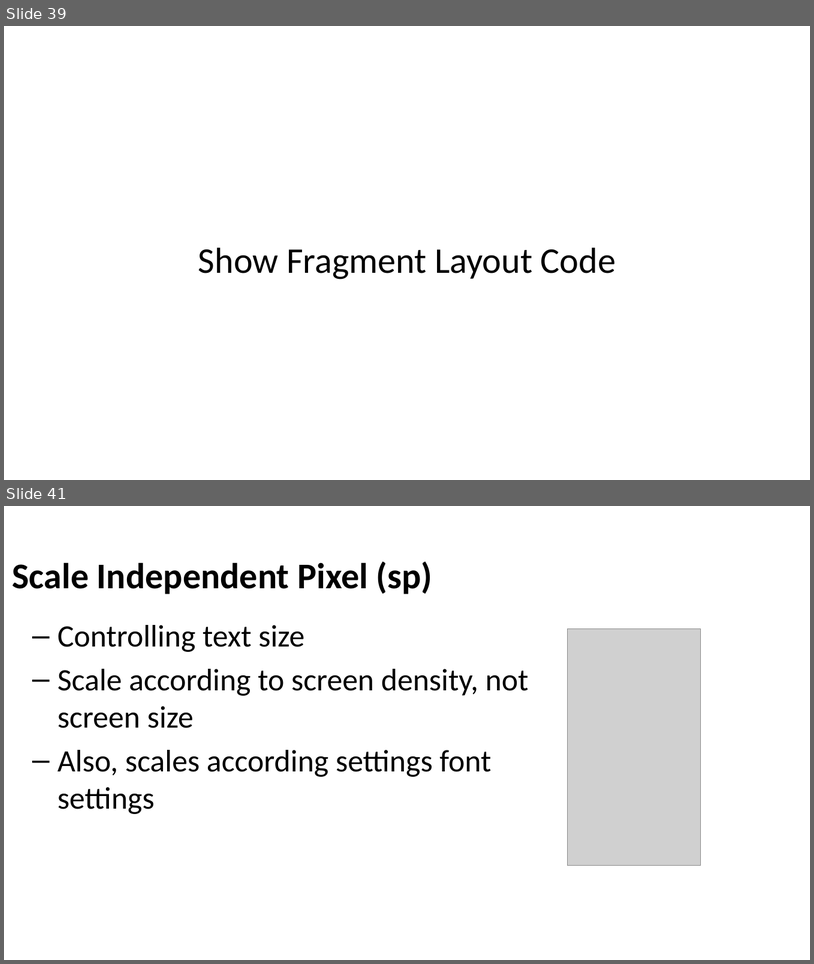
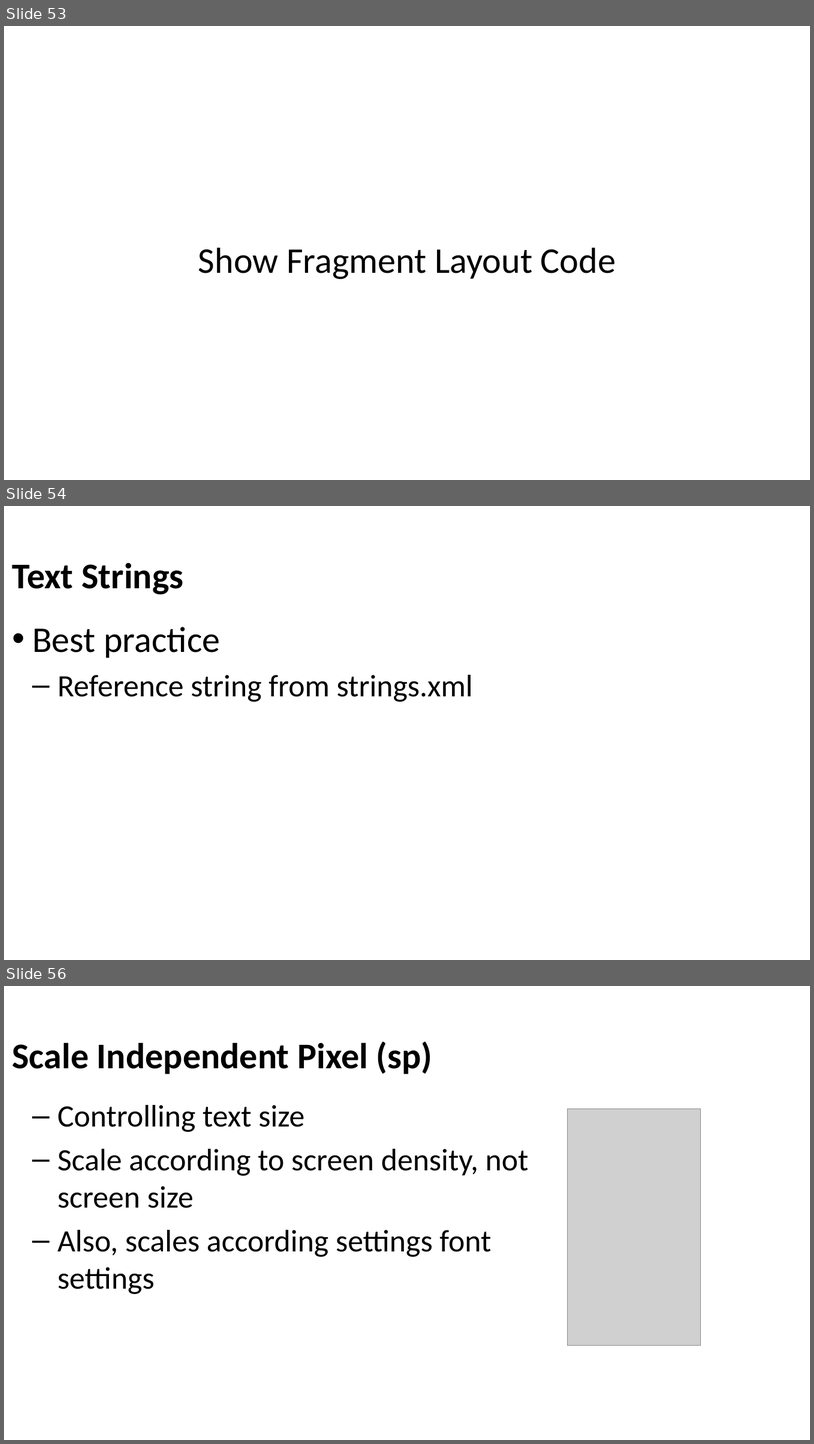
Before and after one commit to Batch-xx/Android-Lunch-Learn, a slide deck: slides/Android Studio_Activities_Fragments.pptx. Shown one above the other, each under a label of ours: slides 39 and 41 before the commit, slides 53, 54 and 56 after it; the slides between them are not shown. The pictures are 814x964 and 814x1444 pixels, drawn with LibreOffice and Linux fonts; fonts in the diff are those of the drawing; grey boxes stand for pictures; background and template pictures are left out. Boxes give left, top, right and bottom in pixels: in the first picture for what was removed or moved away, otherwise in the second. Text is boxed around its words. In the diff, an @@ line names an element or a change of style, - is before the commit and + after.

```diff
--- a/slides/Android Studio_Activities_Fragments.pptx
+++ b/slides/Android Studio_Activities_Fragments.pptx
@@ slide 54 added at bbox=[4, 506, 810, 960], background picture (left out) @@
@@ title added at bbox=[12, 562, 183, 595], 43 pt, text #000000, bold @@
+Text Strings
@@ text added at bbox=[32, 627, 473, 702], 37 pt, text #000000 @@
+• Best practice
+  – Reference string from strings.xml
@@ what was slide 39 is now slide 53 @@
@@ what was slide 41 is now slide 56 @@
```
Also in this commit, not shown: 9 slides changed, 18 other slides added, 4 slides removed, 1 other file.
